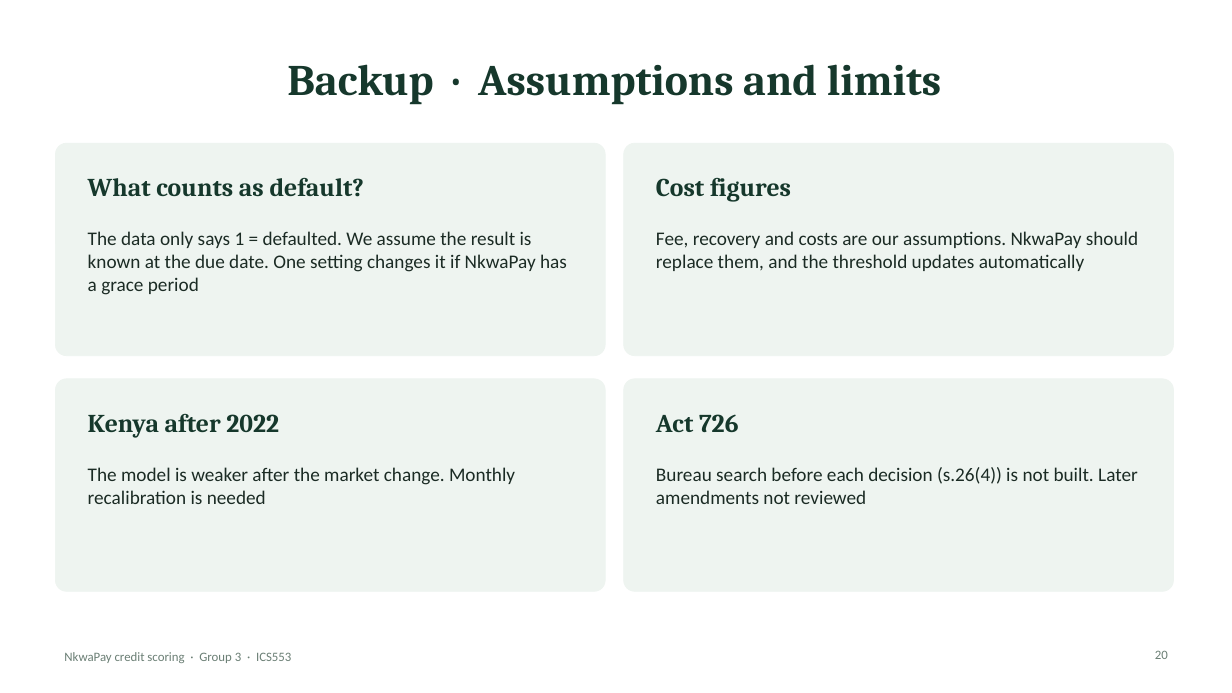
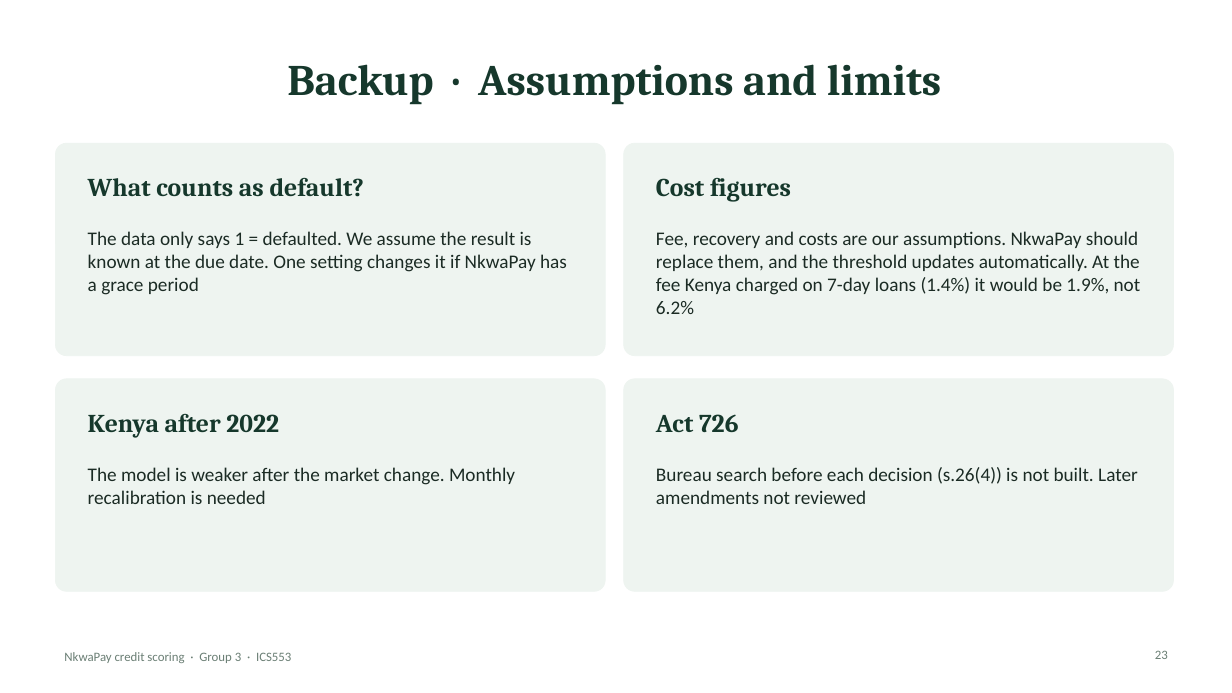
Before and after one commit to ASU-MICS-2028/mle-group-3-prosit-2, a slide deck: slide 23 of slides/NkwaPay_Debrief_Simple.pptx (slide 20 before the commit). Drawn at 1232x693 pixels with LibreOffice and Linux fonts; fonts in the diff are those of the drawing. Boxes give left, top, right and bottom in pixels: in the first picture for what was removed or moved away, otherwise in the second. Text is boxed around its words. In the diff, an @@ line names an element or a change of style, - is before the commit and + after.

Commit message:
Slides: add fee sensitivity, loan-limit test, starter-loan cost, earlier-default rule and Directive gaps

```diff
--- a/slides/NkwaPay_Debrief_Simple.pptx
+++ b/slides/NkwaPay_Debrief_Simple.pptx
@@ text at box(656, 231, 1141, 314): text changed @@
-Fee, recovery and costs are our assumptions. NkwaPay should replace them, and the threshold updates automatically
+Fee, recovery and costs are our assumptions. NkwaPay should replace them, and the threshold updates automatically. At the fee Kenya charged on 7-day loans (1.4%) it would be 1.9%, not 6.2%
@@ page number at box(1155, 650, 1168, 659): text changed @@
-20
+23
```
Also in this commit, not shown: 2 other slides changed, 3 slides added, 2 other files.
